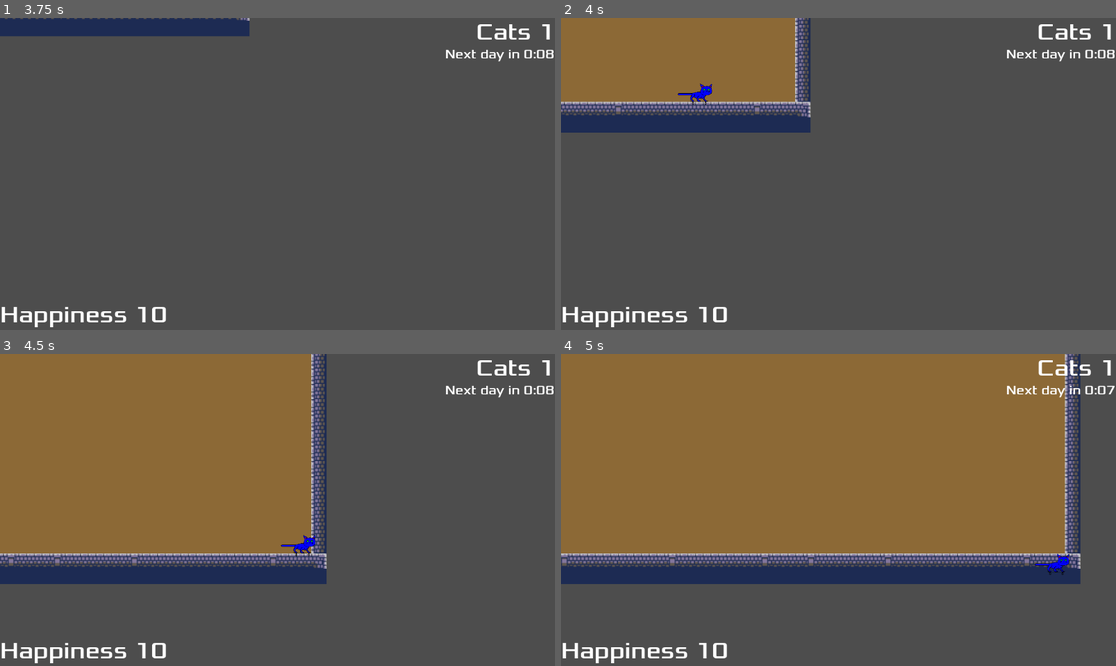
Above: before the commit, frames 1-4 (two rows, left to right).
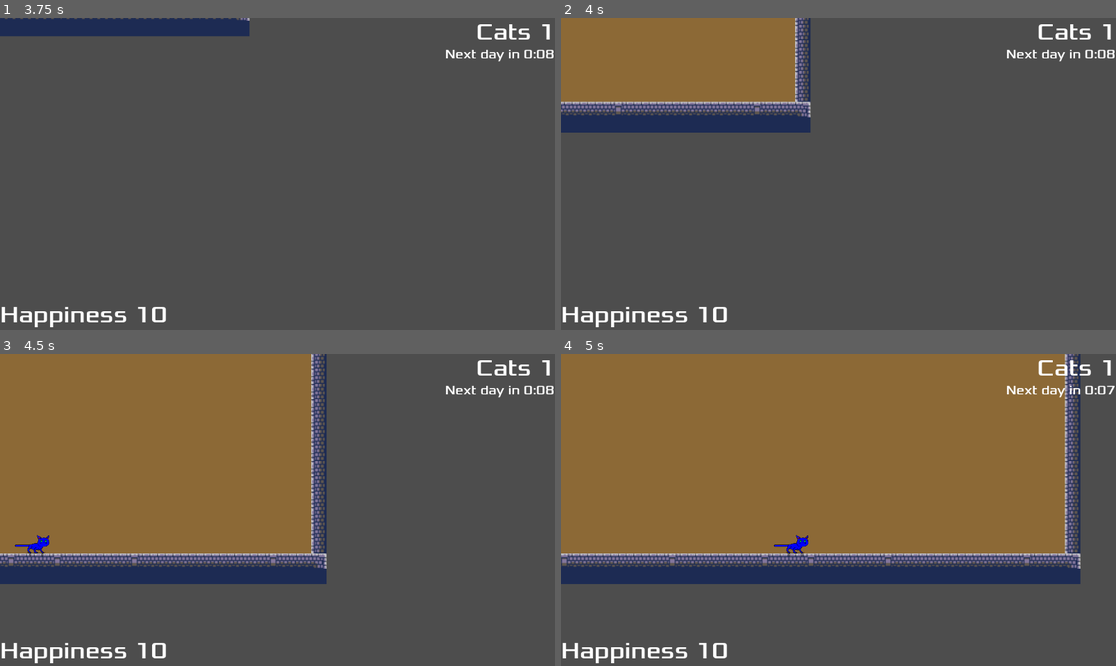
Above: after the commit, the same moments.

Repository: lfatton/UpsiJam22
Game: Godot game, scene res://Main.tscn
Two runs of this game, one before a commit and one after it. Both use one fixed random seed, a clock stepped at 60 frames per second and the inputs below.
Inputs:
- Up to frame 1 (3.75 s): click "Play" at 0.5 s; tap Enter at 1.25 s; hold D (move_right) 1.28-2.03 s; hold S (move_down) 2.03-2.78 s; hold D (move_right) 2.78-3.53 s; tap Space at 3.5 s; hold W (move_up) from 3.53 s (still down)
- Up to frame 2 (4 s): keep holding W (move_up)
- Up to frame 3 (4.5 s): release W (move_up) at 4.28 s; hold A (move_left) from 4.28 s (still down)
- Up to frame 4 (5 s): keep holding A (move_left)

Frame 1 is identical in both runs. In frame 2, 0.2% of the frame differs, in the area x 21-28%, y 20-28%; in frame 3, 0.3%, in the area x 2-57%, y 57-65%; in frame 4, 0.3%.

Commit message:
fix move node

Diff:
--- a/Main.gd
+++ b/Main.gd
@@ -9,7 +9,6 @@
 # Called when the node enters the scene tree for the first time.
 func _ready():
 	randomize()
-	new_game()
 
 
 # Called every frame. 'delta' is the elapsed time since the previous frame.
--- a/scenes/Chat.tscn
+++ b/scenes/Chat.tscn
@@ -10,9 +10,7 @@
 [sub_resource type="RectangleShape2D" id="RectangleShape2D_1sglf"]
 size = Vector2(18, 13.5)
 
-[node name="Chat" type="RigidBody2D" groups=["cats"]]
-mass = 8.68
-lock_rotation = true
+[node name="Chat" type="CharacterBody2D" groups=["cats"]]
 script = ExtResource("1_crp2f")
 move_scene = ExtResource("2_77v3p")
 idle_scene = ExtResource("3_pvcdq")
--- a/scripts/Chat.gd
+++ b/scripts/Chat.gd
@@ -1,4 +1,4 @@
-extends RigidBody2D
+extends CharacterBody2D
 
 @export var move_scene: PackedScene
 @export var idle_scene: PackedScene
--- a/scripts/actions/Idle.gd
+++ b/scripts/actions/Idle.gd
@@ -1,7 +1,8 @@
 extends Node
 
-var gravity: Vector2 = Vector2(0, 981)
+var gravity: float = 981
 
 
-func _ready():
-	get_parent().add_constant_central_force(gravity)
+func _physics_process(delta):
+	get_parent().velocity.y += delta * gravity
+	get_parent().move_and_slide()
--- a/scripts/actions/Move.gd
+++ b/scripts/actions/Move.gd
@@ -2,22 +2,19 @@
 
 var time_between_moves: float = 0.2
 var time_since_last_move: float = 0
-var velocity: Vector2 = Vector2(0, 0)
 
 
 func _process(delta):
 	time_since_last_move += delta
 
-	if (time_between_moves <= time_since_last_move):
+	if time_between_moves <= time_since_last_move:
 		time_since_last_move = 0
 		time_between_moves = randf_range(1, 5)
-		velocity = Vector2(randf_range(300, 300) * delta, 0)
 
-		if (velocity.x < 0):
-			get_parent().scale.x = -1
+		get_parent().velocity.x = randf_range(-300, 300)
+		if get_parent().velocity.x < 0:
+			get_parent().scale.y = -1
+			get_parent().rotation = PI
 		else:
-			get_parent().scale.x = 1
-
-
-func _physics_process(delta):
-	get_parent().move_and_collide(velocity)
+			get_parent().scale.y = 1
+			get_parent().rotation = 0
